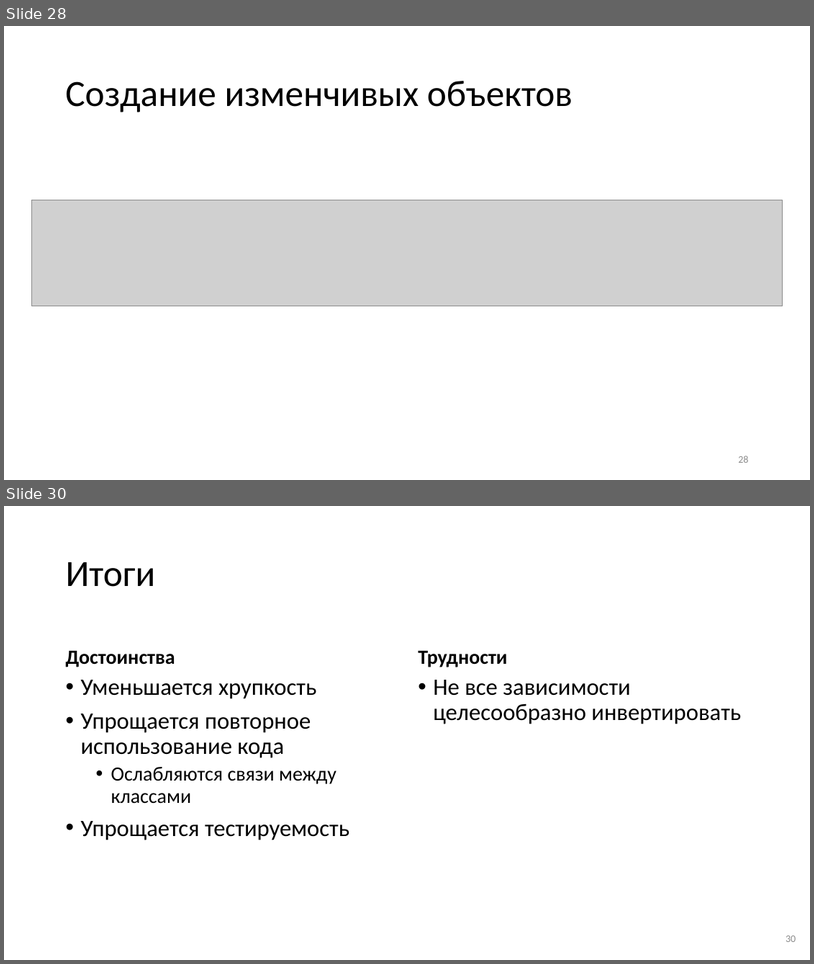
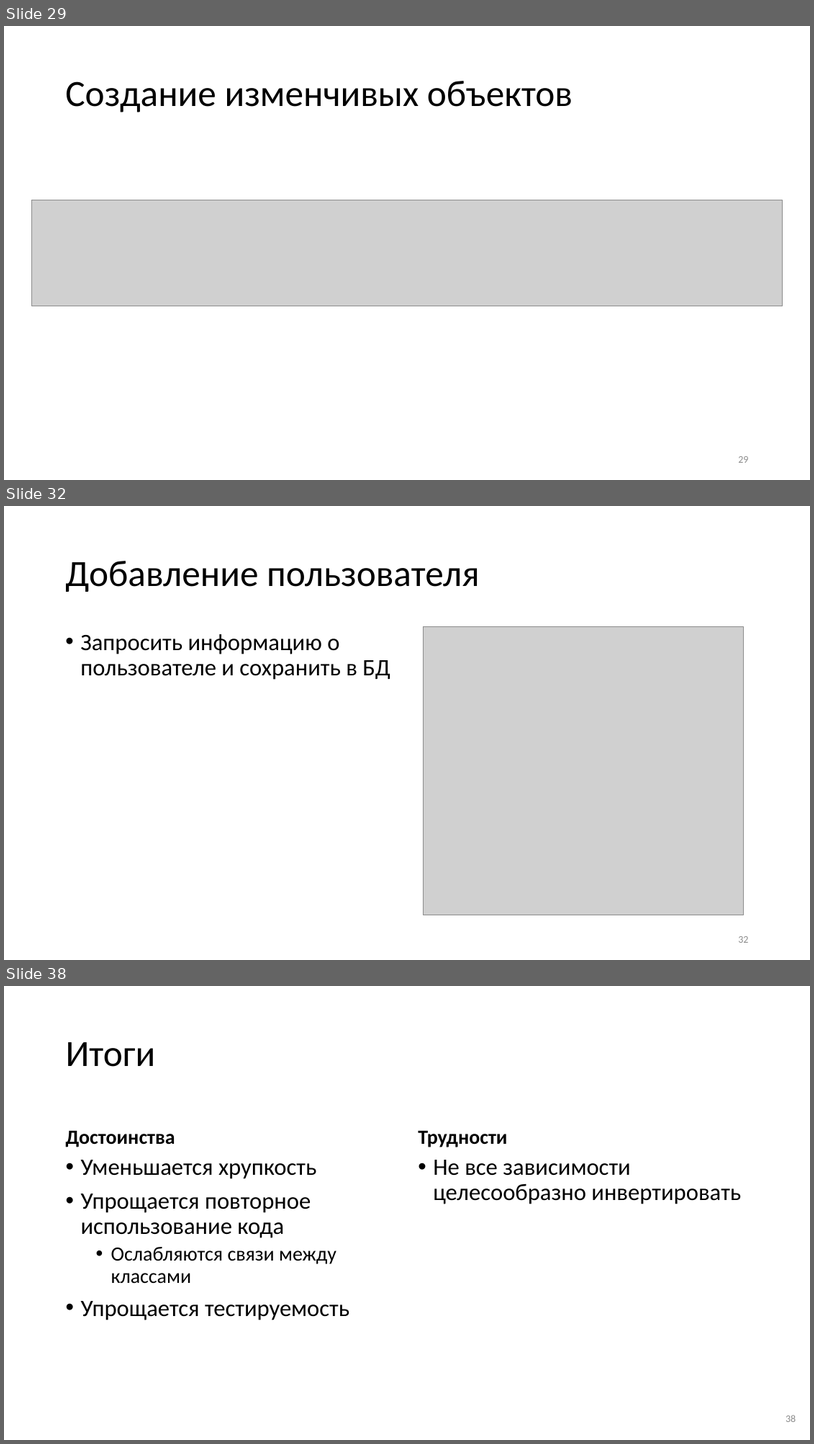
Before and after one commit to alexey-malov/ood, a slide deck: lectures/18.solid/Принципы SOLID.pptx. Shown one above the other, each under a label of ours: slides 28 and 30 before the commit, slides 29, 32 and 38 after it; the slides between them are not shown. The pictures are 814x964 and 814x1444 pixels, drawn with LibreOffice and Linux fonts; fonts in the diff are those of the drawing; grey boxes stand for pictures. Boxes give left, top, right and bottom in pixels: in the first picture for what was removed or moved away, otherwise in the second. Text is boxed around its words. In the diff, an @@ line names an element or a change of style, - is before the commit and + after.

```diff
--- a/lectures/18.solid/Принципы SOLID.pptx
+++ b/lectures/18.solid/Принципы SOLID.pptx
@@ slide 32 added at [4,506,810,960], background #FFFFFF @@
@@ title added at [65,561,479,592], 44 pt, text #000000 @@
+Добавление пользователя
@@ text added at [80,634,391,680], 28 pt, text #000000 @@
+• Запросить информацию о пользователе и сохранить в БД
@@ picture added at [423,627,744,915] @@
@@ page number added at [738,936,748,942], 12 pt, text #8C8C8C @@
+32
@@ what was slide 28 is now slide 29 @@
@@ page number at [738,456,748,462]: text changed @@
-28
+29
@@ what was slide 30 is now slide 38 @@
@@ page number at [786,1414,796,1422]: text changed @@
-30
+38
```
Also in this commit, not shown: 4 slides changed, 7 other slides added, 1 other file.
